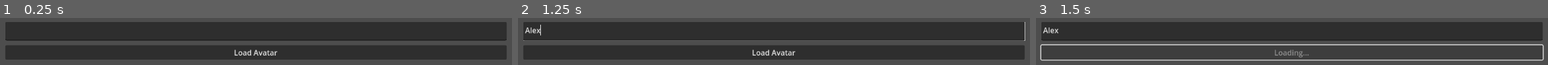
Above: before the commit, frames 1-3 (left to right).
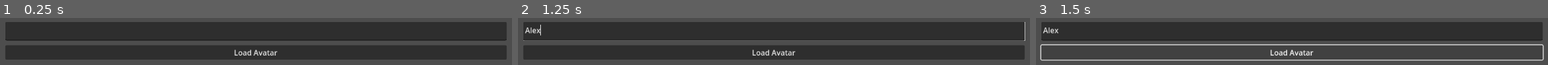
Above: after the commit, the same moments.

Repository: srcnalt/ReadyPlayerMe-Godot-Test
Game: Godot game, scene res://Spatial.tscn
Same seed, same stepped clock (60 frames per second), same inputs: the game is played once before the commit and once after it.
Inputs (mouse positions are in pixels of both pictures, inside the frame that each line leads up to):
- Up to frame 1 (0.25 s): no input
- Up to frame 2 (1.25 s): click (774, 31) at 0.52 s; type "Alex" at 0.6 s
- Up to frame 3 (1.5 s): click "Load Avatar" at 1.25 s

Frames 1-2 are identical in both runs. In frame 3, 0.6% of the frame differs, in the area x 45-55%, y 67-85%.

Commit message:
remove httprequest from scene

Diff:
--- a/AvatarLoader.gd
+++ b/AvatarLoader.gd
@@ -2,6 +2,7 @@
 
 var anim_node: AnimationPlayer
 var avatar: Node3D
+var http_request: HTTPRequest = HTTPRequest.new()
 
 func _on_button_pressed():
 	if avatar != null:
@@ -16,11 +17,15 @@
 		$Control/Button.disabled = true
 		$Control/Button.text = "Loading..."
 
-		var error = $HTTPRequest.request($Control/Text.text)
+		add_child(http_request)
+		http_request.connect("request_completed", _request_completed)
+		var error = http_request.request($Control/Text.text)
 		if error != OK:
 			push_error("An error occurred in the HTTP request.")
+			$Control/Button.disabled = false
+			$Control/Button.text = "Load Avatar"
 
-func _on_HTTPRequest_request_completed(result, response_code, headers, body):
+func _request_completed(result, response_code, headers, body):
 	var gltf = GLTFDocument.new()
 	var state = GLTFState.new()
 	var error = gltf.append_from_buffer(body, "", state)
--- a/Spatial.tscn
+++ b/Spatial.tscn
@@ -4,9 +4,6 @@
 
 [node name="Spatial" type="Node3D"]
 script = ExtResource( "1" )
-
-[node name="HTTPRequest" type="HTTPRequest" parent="."]
-use_threads = true
 
 [node name="Camera" type="Camera3D" parent="."]
 transform = Transform3D(1, 0, 0, 0, 1, 0, 0, 0, 1, 0, 1, 3)
@@ -43,5 +40,4 @@
 "_edit_use_anchors_": false
 }
 
-[connection signal="request_completed" from="HTTPRequest" to="." method="_on_HTTPRequest_request_completed"]
 [connection signal="pressed" from="Control/Button" to="." method="_on_button_pressed"]
